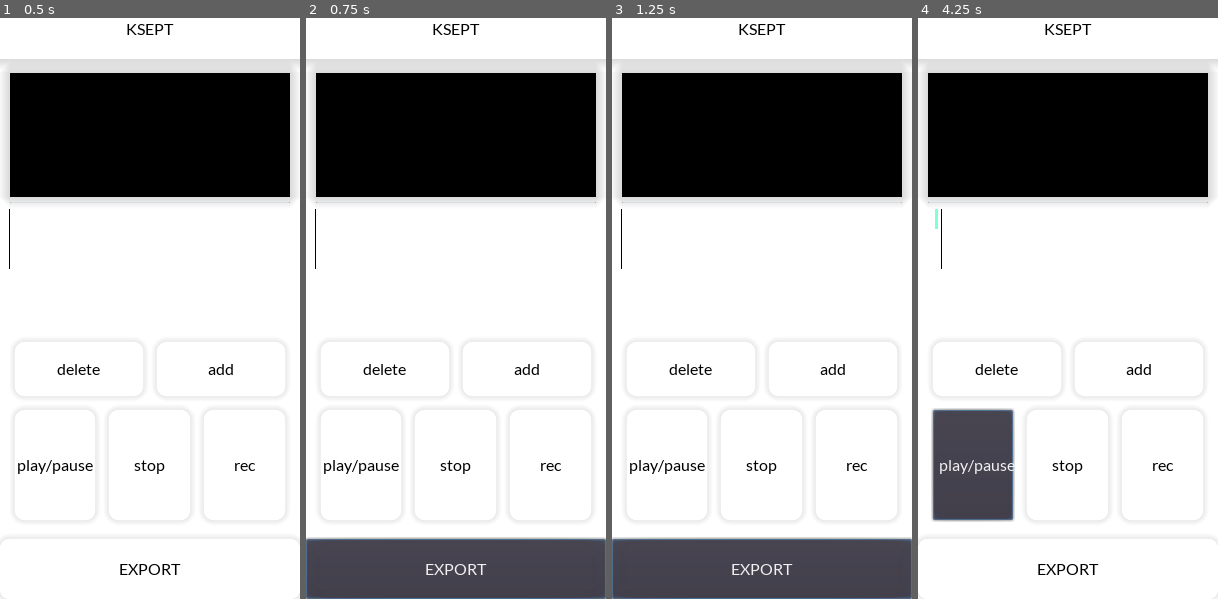
Above: before the commit, frames 1-4 (left to right).
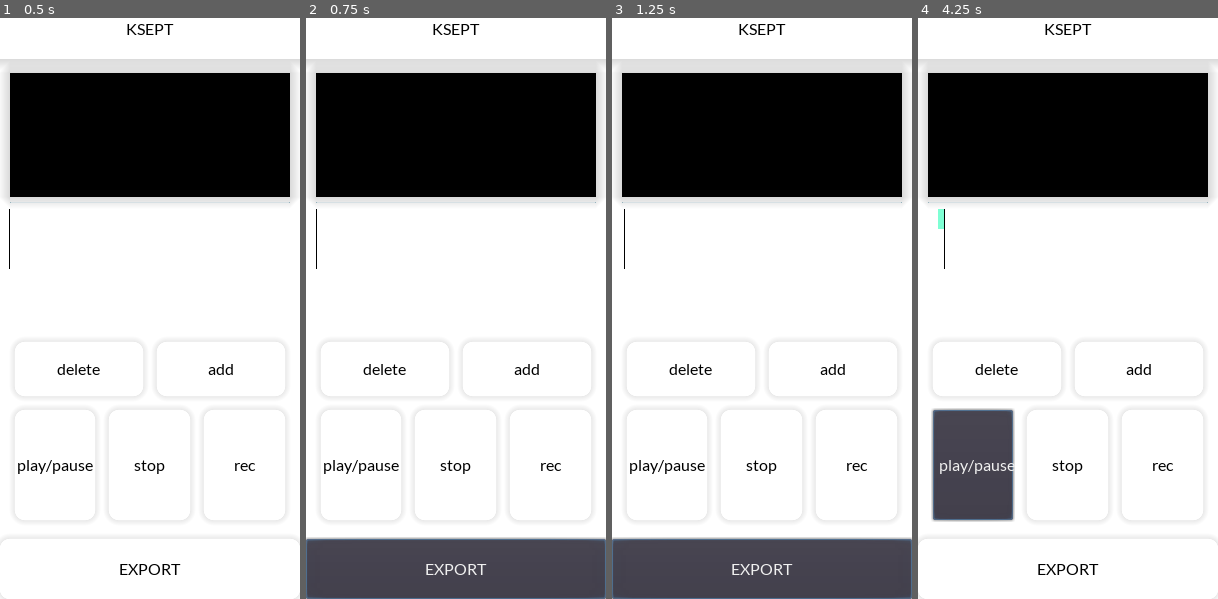
Above: after the commit, the same moments.

Repository: kahagino/ksept_recorder
Game: Godot game, scene res://scenes/main.tscn
Two runs of this game, one before a commit and one after it. Both use one fixed random seed, a clock stepped at 60 frames per second and the inputs below.
Inputs:
- Up to frame 1 (0.5 s): no input
- Up to frame 2 (0.75 s): click "EXPORT" at 0.5 s
- Up to frame 3 (1.25 s): no input
- Up to frame 4 (4.25 s): click "add" at 1.25 s; click "stop" at 2 s; click "rec" at 2.75 s; click "play/pause" at 3.5 s

Frame 1 is identical in both runs. In frame 2, less than 0.1% of the frame differs, in the area x 3-4%, y 32-44%; in frame 3, less than 0.1%; in frame 4, 0.2%, in the area x 5-9%, y 32-44%.

Commit message:
🐛 ui tracks follow record and cursor

Diff:
--- a/src/audio_manager.gd
+++ b/src/audio_manager.gd
@@ -1,10 +1,8 @@
-# class to manage audio
-
 extends Node
 
-# ui can catch this signal to update itself
 signal track_added
 signal track_removed
+signal cursor_updated
 
 var SAVE_PATH = Global.downloadDirPath
 
@@ -107,7 +105,7 @@
 
 func _on_ExportButton_pressed():
 	$TrackManager.prepare_export()
-	play_pause() # this is where recording start for export
+	play_pause()
 	if !effect.is_recording_active():
 		effect.set_recording_active(true)
 	else:
@@ -116,3 +114,4 @@
 func _on_CursorTimer_timeout():
 	cursor += $CursorTimer.wait_time
 	$TrackManager.play_at(cursor)
+	emit_signal("cursor_updated")
--- a/src/track.gd
+++ b/src/track.gd
@@ -4,14 +4,15 @@
 
 var start_t_stamp:float
 var end_t_stamp:float
-var is_playable:bool
+var is_start_set:bool = false
+var is_end_set = false
 
 func _ready():
 	$AudioStreamPlayer.connect("finished", self, "_on_AudioStream_finished")
 
 func play_at(from_position:float):
 	if !$AudioStreamPlayer.playing:
-		if is_playable:
+		if is_defined():
 			if(from_position >= start_t_stamp && from_position < end_t_stamp):
 				$AudioStreamPlayer.play(from_position - start_t_stamp)
 				print("playing track ", self, "...")
@@ -28,14 +29,21 @@
 
 	return false
 
+func is_defined():
+	if is_start_set && is_end_set:
+		return true
+
+	return false
+
 func set_start_t_stamp(t_stamp:float):
 	start_t_stamp = t_stamp
 	print(self, " start_t_stamp set to ", start_t_stamp)
-	is_playable = true
+	is_start_set = true
 
 func update_end_t_stamp():
 	end_t_stamp = start_t_stamp + get_length()
 	print(self, " end_t_stamp set to ", end_t_stamp)
+	is_end_set = true
 
 func get_length():
 	return $AudioStreamPlayer.stream.get_length()
--- a/src/track_manager.gd
+++ b/src/track_manager.gd
@@ -39,6 +39,7 @@
 func set_current_t_stamp(cursor:float):
 	var last_track = tracks[tracks.size() -1]
 	last_track.set_start_t_stamp(cursor)
+	last_track.is_end_set = false
 
 
 func play_at(cursor:float):
--- a/src/tracks_ui.gd
+++ b/src/tracks_ui.gd
@@ -9,11 +9,16 @@
 func _ready():
 	Global.audio_manager.connect("track_added", self, "_on_track_added")
 	Global.audio_manager.connect("track_removed", self, "_on_track_removed")
+	Global.audio_manager.connect("cursor_updated", self, "_on_cursor_updated")
 
 func _draw():
 	var tracks = Global.get_tracks()
 	for i in range(tracks.size()):
-		_draw_track(tracks[i].start_t_stamp, tracks[i].end_t_stamp, i)
+		if tracks[i].is_defined():
+			_draw_track(tracks[i].start_t_stamp, tracks[i].end_t_stamp, i)
+		elif tracks[i].is_start_set:
+			# dynamic size when recording:
+			_draw_track(tracks[i].start_t_stamp, Global.get_cursor_pos(), i)
 
 	_draw_cursor(Global.get_cursor_pos())
 
@@ -33,6 +38,9 @@
 	if get_child_count() > 0:
 		# remove last child
 		get_child(get_child_count() -1).queue_free()
+
+func _on_cursor_updated():
+	update()
 
 func get_time_to_pos_scale()->float:
 	return rect_size.x / 60.0
